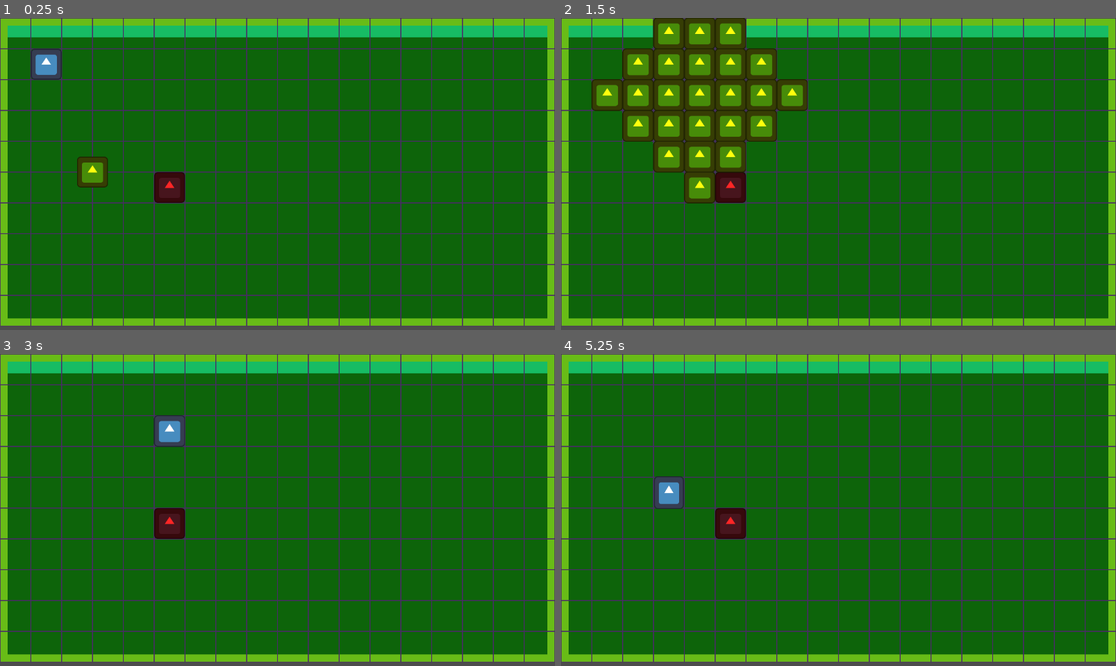
Above: before the commit, frames 1-4 (two rows, left to right).
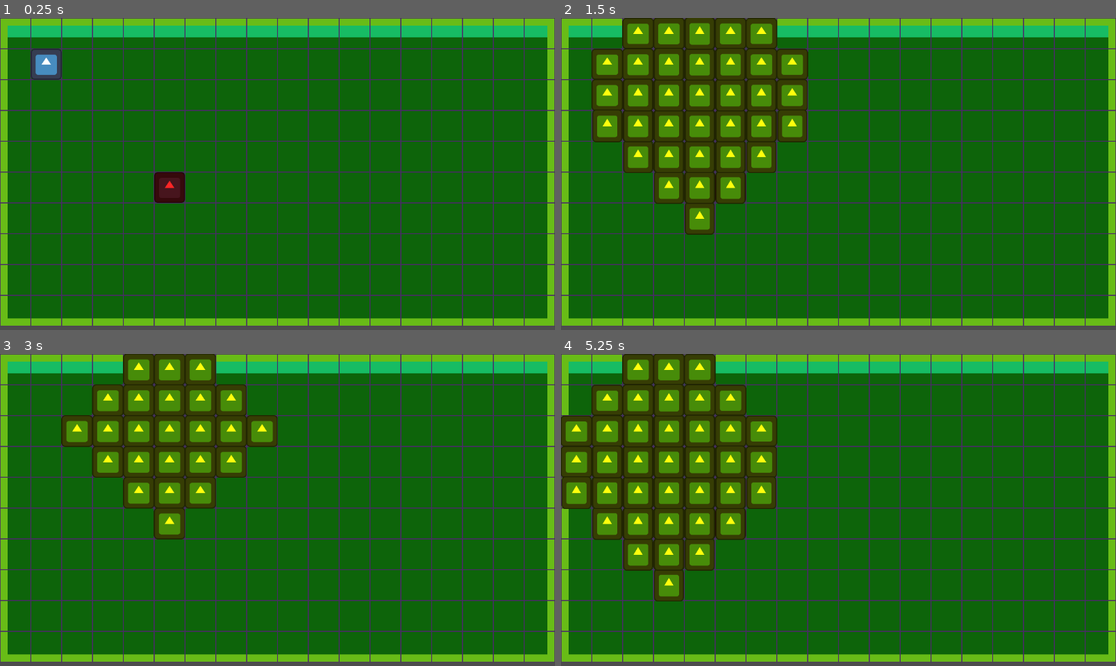
Above: after the commit, the same moments.

Repository: ZayLong/cross-explosion
Game: Godot game, scene res://main.tscn
Two runs of this game, one before a commit and one after it. Both use one fixed random seed, a clock stepped at 60 frames per second and the inputs below. The engine's default icon, where the game draws it, is replaced by a stand-in: a white triangle on a blue panel in a dark square.
Inputs:
- Up to frame 1 (0.25 s): no input
- Up to frame 2 (1.5 s): tap Enter at 0.5 s; hold Right (ui_right) 0.53-1.28 s; tap Space at 1.25 s; hold Down (ui_down) from 1.28 s (still down)
- Up to frame 3 (3 s): release Down (ui_down) at 2.03 s; hold Right (ui_right) 2.03-2.78 s; hold Up (ui_up) from 2.78 s (still down)
- Up to frame 4 (5.25 s): release Up (ui_up) at 3.53 s; hold Left (ui_left) 3.53-5.03 s; tap Enter at 5 s; hold Down (ui_down) from 5.03 s (still down)

The runs differ from the first frame. In frame 1, 0.5% of the frame differs, in the area x 13-20%, y 44-55%; in frame 2, 6.4%; in frame 3, 13%; in frame 4, 21%, in the area x 0-40%, y 0-80%.

Commit message:
cleanup, tilemap controls all explosions

Diff:
--- a/enemy_node_2d.gd
+++ b/enemy_node_2d.gd
@@ -2,7 +2,7 @@
 
 signal has_moved(direction:Vector2i)
 signal move_request(_direction:Vector2i)
-@export var area_2D:Area2D
+
 var current_tile:TileData
 var tile_size:int = 64
 var is_moving:bool = false
@@ -15,20 +15,12 @@
 	_spawn_position()
 	add_to_group("GridNodes")
 	add_to_group("Enemies")
-	#get_tree().get_first_node_in_group("Player").has_moved.connect(_astar_grid_setup)
-
-
-#func _process(delta: float) -> void:
-	#if !area_2D: return
-	#for area in area_2D.get_overlapping_areas():
-		#if area.owner.name.contains("ExplosionNode"):
-			#queue_free()
-
 
 
 func _spawn_position() -> void:
 	global_position = Vector2(5,5) * 64
 	pass
+
 
 func _movement_tween() -> void:
 	var _t:Tween = create_tween()
--- a/main.tscn
+++ b/main.tscn
@@ -366,9 +366,6 @@
 custom_data_layer_1/type = 24
 sources/3 = SubResource("TileSetAtlasSource_pjxbp")
 
-[sub_resource type="RectangleShape2D" id="RectangleShape2D_o3yyf"]
-size = Vector2(64, 64)
-
 [node name="Node2D" type="Node2D"]
 
 [node name="TileMapLayer" type="TileMapLayer" parent="."]
@@ -388,23 +385,12 @@
 texture = ExtResource("2_nkf42")
 metadata/_edit_lock_ = true
 
-[node name="ExplosionNode2D" parent="TileMapLayer" instance=ExtResource("3_uk2aq")]
-position = Vector2(192, 320)
-
-[node name="EnemyNode2D" type="Node2D" parent="TileMapLayer" node_paths=PackedStringArray("area_2D")]
+[node name="EnemyNode2D" type="Node2D" parent="TileMapLayer"]
 position = Vector2(384, 256)
 script = ExtResource("4_1picf")
-area_2D = NodePath("Area2D")
 
 [node name="Sprite2D" type="Sprite2D" parent="TileMapLayer/EnemyNode2D"]
 self_modulate = Color(1, 0.15, 0.15, 1)
 scale = Vector2(0.5, 0.5)
 texture = ExtResource("2_nkf42")
 centered = false
-
-[node name="Area2D" type="Area2D" parent="TileMapLayer/EnemyNode2D"]
-visible = false
-
-[node name="CollisionShape2D" type="CollisionShape2D" parent="TileMapLayer/EnemyNode2D/Area2D"]
-position = Vector2(32, 32)
-shape = SubResource("RectangleShape2D_o3yyf")
--- a/player_node.gd
+++ b/player_node.gd
@@ -6,14 +6,13 @@
 
 @export var explosion_node:PackedScene
 
-var tile_size:int = 64
 var is_moving:bool = false
-var explosion_interval:int = 3
 var tile_map:TileMapLayer = get_parent()
 
+
 func _ready() -> void:
-	add_to_group("Player", true)
-	add_to_group("GridNodes")
+	add_to_group(&"Player", true)
+	add_to_group(&"GridNodes")
 	has_moved.connect(_on_has_moved)
 	get_parent().move_response.connect(_on_move_response)
 
@@ -24,45 +23,10 @@
 	if is_moving == true: false
 	if Vector2i(x_axis, y_axis) == Vector2i.ZERO: return
 	move_request.emit(Vector2i(x_axis,y_axis))
-	#if x_axis != 0:
-		#if _is_tile_solid(Vector2(global_position.x + tile_size * x_axis, global_position.y)):
-			#return
-		#move_request.emit(Vector2i(x_axis,y_axis))
-		#is_moving = true
-		#return
-	#if y_axis != 0:
-		#if _is_tile_solid(Vector2(global_position.x, global_position.y + tile_size * y_axis)):
-			#return
-		#move_request.emit(Vector2i(x_axis,y_axis))
-		#is_moving = true
-
-
-func _generate_explosion_nodes() -> void:
-
-	var instance_count:int = 4
-	var range:int = 1
-	var positions:PackedVector2Array = [
-	(Vector2.LEFT * tile_size),
-	(Vector2.RIGHT * tile_size),
-	(Vector2.UP * tile_size),
-	(Vector2.DOWN * tile_size),
-
-	((Vector2.LEFT + Vector2.UP )* tile_size),
-	((Vector2.RIGHT + Vector2.UP )* tile_size),
-	((Vector2.RIGHT + Vector2.DOWN )* tile_size),
-	((Vector2.LEFT + Vector2.DOWN )* tile_size),
-	]
-
-	for i in range(0,instance_count):
-		for r in range:
-			var instance = explosion_node.instantiate()
-			instance.position = position + positions[i] * (r + 1)
-			get_tree().root.add_child(instance)
-		pass
-	pass
 
 
 func _on_has_moved() -> void:
+	# Some animation stuff
 	pass
 
 
@@ -72,18 +36,7 @@
 		is_moving = false
 		return
 	position = _new_position
-	_check_explosion()
 	await _movement_tween()
-	pass
-
-
-func _check_explosion() -> void:
-	if explosion_interval <= 0:
-		#_generate_explosion_nodes()
-		explosion_request.emit()
-		explosion_interval = 3
-	else:
-		explosion_interval -= 1
 
 
 func _movement_tween() -> void:
@@ -92,12 +45,3 @@
 	_t.parallel()
 	_t.tween_property(self.get_child(0),"scale:x",0.5,0.5).from(0.25).set_ease(Tween.EASE_OUT).set_trans(Tween.TRANS_ELASTIC)
 	await _t.finished
-
-
-func _is_tile_solid(_position:Vector2) -> bool:
-	var _tile_map:TileMapLayer = get_parent()
-	var _tile_data:TileData = _tile_map.get_cell_tile_data(_tile_map.local_to_map(_position))
-	if _tile_data == null: return false
-	if _tile_data.get_custom_data("is_wall") == true:
-		return true
-	return false
--- a/tile_map_layer.gd
+++ b/tile_map_layer.gd
@@ -1,28 +1,31 @@
 extends TileMapLayer
 
 signal move_response(_new_position:Vector2, _requester:Node2D)
+enum ExplosionPattern {CROSS, SQUARE, DIAMOND, PATCH}
+
 @export var explosion_node:PackedScene
 @export var starting_position:Vector2i = Vector2i.ONE
 
 var grid_nodes:Dictionary
 var virtual_tile_map:Dictionary
+var explosion_interval:int = 3
 
-enum ExplosionPattern {CROSS, SQUARE, DIAMOND, PATCH}
 
 func _ready() -> void:
 	for cell in self.get_used_cells():
 		virtual_tile_map[cell] = {
 			"grid_node": null,
-			"is_wall": get_cell_tile_data(cell).get_custom_data("is_wall")
+			"is_wall": get_cell_tile_data(cell).get_custom_data("is_wall"),
+			"explosion_interval": 3
 		}
 	for child in get_children():
-		if child.is_in_group("GridNodes"):
+		if child.is_in_group(&"GridNodes"):
 			child.move_request.connect(_on_move_request.bind(child))
 			var center_coord:Vector2i = self.local_to_map(child.position)
-			if child.is_in_group("Player"):
+			if child.is_in_group(&"Player"):
 				center_coord = starting_position
 				child.position = self.map_to_local(center_coord)
-				child.explosion_request.connect(_on_explosion_request.bind(child))
+				#child.explosion_request.connect(_on_explosion_request.bind(child))
 			virtual_tile_map[center_coord].grid_node = child
 	pass
 
@@ -35,25 +38,29 @@
 	if virtual_tile_map[new_center_coord].grid_node != null: return
 	if virtual_tile_map[new_center_coord].is_wall: return
 
+	virtual_tile_map[new_center_coord] = virtual_tile_map[center_coord].duplicate()
 	virtual_tile_map[center_coord].grid_node = null
-	virtual_tile_map[new_center_coord].grid_node = _node
+	if _node.is_in_group("Player"):
+		#virtual_tile_map[new_center_coord].explosion_interval -= 1
+		_evaluate_explosion(new_center_coord)
 	move_response.emit(self.map_to_local(new_center_coord), _node)
 
 
-func _on_explosion_request(_node:Node2D, _pattern:ExplosionPattern = ExplosionPattern.DIAMOND, _explosion_range:int = 7) -> void:
-
+func _evaluate_explosion(_center_coord:Vector2i, _pattern:ExplosionPattern = ExplosionPattern.DIAMOND, _explosion_range:int = 7) -> void:
+	virtual_tile_map[_center_coord].explosion_interval -= 1
+	if virtual_tile_map[_center_coord].explosion_interval > 0: return
 	_explosion_range = _explosion_range if _explosion_range % 2 != 0 else _explosion_range + 1 # make sure it's fairly odd!
-	var center_coord:Vector2i = self.local_to_map(_node.position)
-	var offset:Vector2i = Vector2i.ONE * (_explosion_range - 1) / 2
+	var offset:Vector2i = Vector2i.ONE * ( _explosion_range - 1 ) / 2
 
 	for r in _explosion_range if _explosion_range % 2 != 0 else _explosion_range + 1:
 		for c in _explosion_range:
-			var cell:Vector2i = (center_coord - Vector2i(r,c)) + offset
+			var cell:Vector2i = (_center_coord - Vector2i(r,c)) + offset
 			if _pattern == ExplosionPattern.PATCH: if (r + c) % 2 == 0: continue ## This makes a cool patchwork kind of pattern!
-			if _pattern == ExplosionPattern.CROSS: if cell.x != center_coord.x && cell.y != center_coord.y: continue ## This will make a cross pattern
+			if _pattern == ExplosionPattern.CROSS: if cell.x != _center_coord.x && cell.y != _center_coord.y: continue ## This will make a cross pattern
 			if _pattern == ExplosionPattern.DIAMOND: if abs(r - ((_explosion_range - 1)/2)) + abs(c - ((_explosion_range - 1)/2)) > ((_explosion_range - 1)/2): continue ## this makes a diamond pattern!
 			_instance_explosion(cell)
-			_hurt_enemies(cell)
+			#_hurt_enemies(cell)
+	#_node.explosion_interval = 3
 
 
 func _hurt_enemies(cell) -> void:
Not shown: 1 places in main.tscn that only renumber resources
